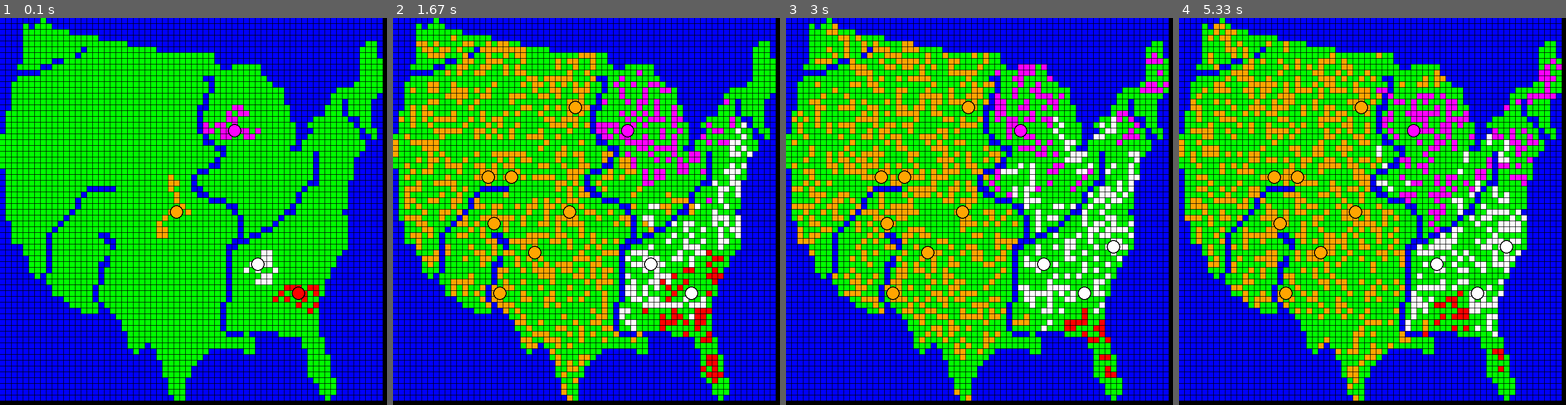
Above: before the commit, frames 1-4 (left to right).
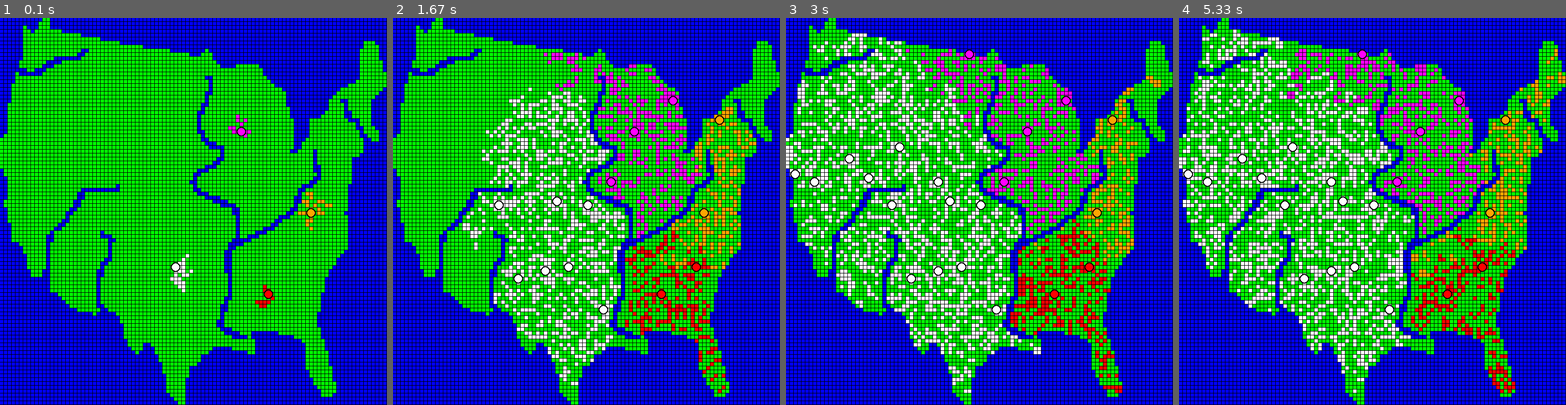
Above: after the commit, the same moments.

Repository: rowboat1/automatons
Game: pygame game, started from automatons.py
The game is run twice, just before and just after one commit, with the same random seed, the same clock (stepped at 60 frames per second) and the same inputs.
Inputs (mouse positions are in pixels of both pictures, inside the frame that each line leads up to):
- Up to frame 1 (0.1 s): no input
- Up to frame 2 (1.67 s): no input
- Up to frame 3 (3 s): no input
- Up to frame 4 (5.33 s): click (1318, 130) at 3.88 s; click (1473, 176) at 4.22 s; click (1492, 203) at 4.55 s; click (1453, 141) at 4.88 s; click (1260, 137) at 5.22 s

The runs differ from the first frame. In frame 1, 27% of the frame differs, in the area x 0-100%, y 0-100%; in frame 2, 44%; in frame 3, 47%; in frame 4, 47%.

Commit message:
City Placement
Before placing a city, the faction will look for the centre of masses 
for cells and existing cities. It will then place a new city in a place 
that balances out the spread of cities.

Diff:
--- a/automatons.py
+++ b/automatons.py
@@ -4,7 +4,7 @@
 
 width,height = 800,800
 
-size = 12
+size = 8
 
 n_tiles_x = width//size
 n_tiles_y = height//size
@@ -57,6 +57,9 @@
                 retval += tile.get_neighbors()
         return retval
 
+    def get_direction(self,other):
+        return ((self.x-other.x)<0,(self.y-other.y)<0)
+
     def display(self):
         pygame.draw.rect(main_s,self.color,self.rect)
 
@@ -116,10 +119,31 @@
         self.cities = []
         factions.append(self)
 
+    def get_centre_of_cells(self):
+        all_x = [c.tile.x for c in self.cells]
+        all_y = [c.tile.y for c in self.cells]
+        c_x = sum(all_x)//len(all_x)
+        c_y = sum(all_y)//len(all_y)
+        return (c_x,c_y)
+
+    def get_centre_of_cities(self):
+        all_x = [c.tile.x for c in self.cities]
+        all_y = [c.tile.y for c in self.cities]
+        c_x = sum(all_x)//len(all_x)
+        c_y = sum(all_y)//len(all_y)
+        return (c_x,c_y)
+
+    def best_city_tiles(self):
+        c1 = self.get_centre_of_cells()
+        c_cells = tiledict[c1[0]][c1[1]]
+        c2 = self.get_centre_of_cities()
+        c_cities = tiledict[c2[0]][c2[1]]
+        t1 = c_cells.get_direction(c_cities)
+        my_tiles = [c.tile for c in self.cells]
+        return [t for t in my_tiles if t.get_direction(c_cells) == t1 and not t.has_city_buff]
+
     def make_city(self):
-        eligible_tiles = [c.tile for c in self.cells if not c.tile.has_city_buff]
-        if eligible_tiles:
-            City(self,random.choice(eligible_tiles))
+        City(self,random.choice(self.best_city_tiles()))
 
     def city_check(self):
         if (len(self.cells) // city_threshold) > self.city_counter:
--- a/themap.txt
+++ b/themap.txt
@@ -1,66 +1,100 @@
-bbbbbbbgbbbbbbbbbbbbbbbbbbbbbbbbbbbbbbbbbbbbbbbbbbbbbbbbbbbbbbbbbb
-bbbbgbgggbbbbbbbbbbbbbbbbbbbbbbbbbbbbbbbbbbbbbbbbbbbbbbbbbbbbbbbbb
-bbbbggggggggbbbbbbbbbbbbbbbbbbbbbbbbbbbbbbbbbbbbbbbbbbbbbbbbbbbbbb
-bbbbgggggggggggggbbbbbbbbbbbbbbbbbbbbbbbbbbbbbbbbbbbbbbbbbbbbbbbbb
-bbbbggggggggggggggggggbbbbbbbbbbbbbbbbbbbbbbbbbbbbbbbbbbbbbbbbbggb
-bbbbggggggggggbggggggggggggbbbbbbbbbbbbbbbbbbbbbbbbbbbbbbbbbbbgggb
-bbbbgggggggggbgggggggggggggggggggggggbbbbbbbbbbbbbbbbbbbbbbbbbgggb
-bbbbgggggbbggggggggggggggggggggggggggbbbbbbbbbbbbbbbbbbbbbbbbbgggg
-bbbggggbbgggggggggggggggggggggggggggggbbgggggbbbbbbbbbbbbbbbbbgggg
-bbbbbbbggggggggggggggggggggggggggggggggggggggbbbbbbbbbbbbbbbbbgggg
-bbbggggggggggggggggggggggggggggggggbbgggggggggbbbbbbbbbbbbbbbbgggg
-bbggggggggggggggggggggggggggggggggggbggggggggggbbbbbbbbbbbbbbggggg
-bbggggggggggggggggggggggggggggggggggbggggggggggggbbbbbbbbbgggggggg
-bbgggggggggggggggggggggggggggggggggbgggggggggggggbbbbbbbbggggggggb
-bbgggggggggggggggggggggggggggggggggbgggggggggggggbbbbbbbbggbggggbb
-bbggggggggggggggggggggggggggggggggbbggggggggggggggbbbbbbgggbggggbb
-bgggggggggggggggggggggggggggggggggbgggggggggggggggbbbbbbgggbggggbb
-bgggggggggggggggggggggggggggggggggbgggggggggggggggbbbbggggggbbggbb
-bgggggggggggggggggggggggggggggggggbggggggggggggggggbbggggggggbggbb
-bgggggggggggggggggggggggggggggggggbggggggggggggggggbbbggggggggbggb
-gggggggggggggggggggggggggggggggggggbgggggggggggggggbbgggggggggbbgb
-gggggggggggggggggggggggggggggggggggbbggggggggggggggbgggggggggggbbb
-gggggggggggggggggggggggggggggggggggggbbgggggggggggbbgggggggggggbbb
-ggggggggggggggggggggggggggggggggggggggbgggggggggggggggbgggggggbbbb
-gggggggggggggggggggggggggggggggggggggbggggggggggggggggbggggggbbbbb
-ggggggggggggggggggggggggggggggggggggbbggggggggggggggggbggggggbbbbb
-bgggggggggggggggggggggggggggggggggbbggggggggggggggggggbggggggbbbbb
-bggggggggggggggggggggggggggggggggbggggggggggggggggggggbggggggbbbbb
-bggggggggggggggggggggggggggggggggbgggggggggggggggggggbbgggggbbbbbb
-bggggggggggggggbbbbbgggggggggggggbbgggggggggggggggggbgggggggbbbbbb
-bgggggggggggggbgggggggggggggggggggbbgggggggggggggggbggggggggbbbbbb
-bggggggggggggbggggggggggggggggggggggbbbggggggggggggbggggggggbbbbbb
-bggggggggggggbgggggggggggggggggggggggggbbgggggggggbgggggggggbbbbbb
-bgggggggggggbgggggggggggggggggggggggggggbggggggggbbggggggggbbbbbbb
-bggggggggggbgggggggggggggggggggggggggggggbggggggbgggggggggggbbbbbb
-bbggggggggbggggggggggggggggggggggggggggggbgggggbggggggggggggbbbbbb
-bbgggggggbgggggggggggggggggggggggggggggggbgggbbgggggggggggggbbbbbb
-bbggggggbggggggggbbggggggggggggggggggggggbgbbgggggggggggggggbbbbbb
-bbggggggbgggggggggbbggggggggggggggggggggbbbgggggggggggggggggbbbbbb
-bbbbggggbggggggggggbgggggggggggggggggggbbgggggggggggggggggggbbbbbb
-bbbbggggbggggggggggggggggggggggggggggggbgggggggggggggggggggbbbbbbb
-bbbbbgggbgggggggggbggggggggggggggggggggbggggggggggggggggggbbbbbbbb
-bbbbbgggbggggggggbbggggggggggggggggggggbggggggggggggggggggbbbbbbbb
-bbbbbgggbggggggggbgggggggggggggggggggggbgggggggggggggggggbbbbbbbbb
-bbbbbbgbgggggggggbgggggggggggggggggggggbgggggggggggggggggbbbbbbbbb
-bbbbbbbbgggggggggbgggggggggggggggggggggbggggggggggggggggbbbbbbbbbb
-bbbbbbbbbgggggggbggggggggggggggggggggggbggggggggggggggggbbbbbbbbbb
-bbbbbbbbbgggggggbggggggggggggggggggggggbggggggggggggggggbbbbbbbbbb
-bbbbbbbbbbbgggggbggggggggggggggggggggggbgggggggggggggggbbbbbbbbbbb
-bbbbbbbbbbbbgggggbggggggggggggggggggggbggggggggggggggggbbbbbbbbbbb
-bbbbbbbbbbbbbbgggbbgggggggggggggggggggbggggggggggggggggbbbbbbbbbbb
-bbbbbbbbbbbbbbbbbbbbggggggggggggggggggbggggggggggggggggbbbbbbbbbbb
-bbbbbbbbbbbbbbbbbbbbbgggggggggggggggggbggggggggggggggggbbbbbbbbbbb
-bbbbbbbbbbbbbbbbbbbbbgggggggggggggggggbggggggggggggggggbbbbbbbbbbb
-bbbbbbbbbbbbbbbbbbbbbbgggggggggggggggggbbbgbbbbbgggggggbbbbbbbbbbb
-bbbbbbbbbbbbbbbbbbbbbbggggggggggggggggggggggbbbbbbbbggggbbbbbbbbbb
-bbbbbbbbbbbbbbbbbbbbbbgggbggggggggggggggggggbbbbbbbbggggbbbbbbbbbb
-bbbbbbbbbbbbbbbbbbbbbbbgbbbgggggggggbbbbbbggbbbbbbbbbgggbbbbbbbbbb
-bbbbbbbbbbbbbbbbbbbbbbbbbbbggggggggbbbbbbbbbbbbbbbbbbggggbbbbbbbbb
-bbbbbbbbbbbbbbbbbbbbbbbbbbbbggggggbbbbbbbbbbbbbbbbbbbggggbbbbbbbbb
-bbbbbbbbbbbbbbbbbbbbbbbbbbbbgggggbbbbbbbbbbbbbbbbbbbbggggbbbbbbbbb
-bbbbbbbbbbbbbbbbbbbbbbbbbbbbgggggbbbbbbbbbbbbbbbbbbbbggggbbbbbbbbb
-bbbbbbbbbbbbbbbbbbbbbbbbbbbbbgggbbbbbbbbbbbbbbbbbbbbbbggggbbbbbbbb
-bbbbbbbbbbbbbbbbbbbbbbbbbbbbbgggbbbbbbbbbbbbbbbbbbbbbbbgggbbbbbbbb
-bbbbbbbbbbbbbbbbbbbbbbbbbbbbbgggbbbbbbbbbbbbbbbbbbbbbbbgggbbbbbbbb
-bbbbbbbbbbbbbbbbbbbbbbbbbbbbbbggbbbbbbbbbbbbbbbbbbbbbbbbgbbbbbbbbb
+bbbbbbbbbbbggbbbbbbbbbbbbbbbbbbbbbbbbbbbbbbbbbbbbbbbbbbbbbbbbbbbbbbbbbbbbbbbbbbbbbbbbbbbbbbbbbbbbbbb
+bbbbbbbbbbgggbbbbbbbbbbbbbbbbbbbbbbbbbbbbbbbbbbbbbbbbbbbbbbbbbbbbbbbbbbbbbbbbbbbbbbbbbbbbbbbbbbbbbbb
+bbbbbbgbbbgggbbbbbbbbbbbbbbbbbbbbbbbbbbbbbbbbbbbbbbbbbbbbbbbbbbbbbbbbbbbbbbbbbbbbbbbbbbbbbbbbbbbbbbb
+bbbbbbggbgggggggbbbbbbbbbbbbbbbbbbbbbbbbbbbbbbbbbbbbbbbbbbbbbbbbbbbbbbbbbbbbbbbbbbbbbbbbbbbbbbbbbbbb
+bbbbbbgggggggggggggggbbbbbbbbbbbbbbbbbbbbbbbbbbbbbbbbbbbbbbbbbbbbbbbbbbbbbbbbbbbbbbbbbbbbbbbbbbbbbbb
+bbbbbbggggggggggggggggggggbbbbbbbbbbbbbbbbbbbbbbbbbbbbbbbbbbbbbbbbbbbbbbbbbbbbbbbbbbbbbbbbbbbbbbbbbb
+bbbbbbgggggggggggggggggggggggggbbbbbbbbbbbbbbbbbbbbbbbbbbbbbbbbbbbbbbbbbbbbbbbbbbbbbbbbbbbbbbbgggbbb
+bbbbbbgggggggggggggggggggggggggggggggbbbbbbbbbbbbbbbbbbbbbbbbbbbbbbbbbbbbbbbbbbbbbbbbbbbbbbbbbggggbb
+bbbbbbgggggggggggggggbbgggggggggggggggggggggbbbbbbbbbgbbbbbbbbbbbbbbbbbbbbbbbbbbbbbbbbbbbbbbbgggggbb
+bbbbbbggggggggggggggbbgggggggggggggggggggggggggggbbbgggbbbbbbbbbbbbbbbbbbbbbbbbbbbbbbbbbbbbbbgggggbb
+bbbbbbggggggggbbbbbbbggggggggggggggggggggggggggggggggggbbbbbbbbbbbbbbbbbbbbbbbbbbbbbbbbbbbbbbgggggbb
+bbbbbgggggggbbbbggggggggggggggggggggggggggggggggggggggggbbbbbbbbbbbbbbbbbbbbbbbbbbbbbbbbbbbbbggggggb
+bbbbbggggggbbbgggggggggggggggggggggggggggggggggggggggggggbbbbggggggbbbbbbbbbbbbbbbbbbbbbbbbbbggggggb
+bbbbbbbggbbbggggggggggggggggggggggggggggggggggggggggggggggggggggggggbbbbbbbbbbbbbbbbbbbbbbbbbggggggb
+bbbbgbbbbbbgggggggggggggggggggggggggggggggggggggggggggggggggggggggggbbbbbbbbbbbbbbbbbbbbbbbbbggggggg
+bbbbgggggggggggggggggggggggggggggggggggggggggggggggggbbggggggggggggggbbbbbbbbbbbbbbbbbbbbbbbbggggggg
+bbbbggggggggggggggggggggggggggggggggggggggggggggggggggbgggggggggggggggbbbbbbbbbbbbbbbbbbbbbbgggggggg
+bbbgggggggggggggggggggggggggggggggggggggggggggggggggggbggggggggggggggggbbbbbbbbbbbbbbbbbbbgggggggggg
+bbbgggggggggggggggggggggggggggggggggggggggggggggggggggbggggggggggggggggggbbbbbbbbbbbbbbbgggggggggggb
+bbbggggggggggggggggggggggggggggggggggggggggggggggggggbbgggggggggggggggggggbbbbbbbbbbbbbgggggggggggbb
+bbbggggggggggggggggggggggggggggggggggggggggggggggggggbggggggggggggggggggggbbbbbbbbbbbbgggggggggggbbb
+bbbggggggggggggggggggggggggggggggggggggggggggggggggggbggggggggggggggggggggbbbbbbbbbbbgggbbggggggbbbb
+bbggggggggggggggggggggggggggggggggggggggggggggggggggbbggggggggggggggggggggbbbbbbbbbbbggggbggggggbbbb
+bbggggggggggggggggggggggggggggggggggggggggggggggggggbggggggggggggggggggggggbbbbbbbbbbggggbggggggbbbb
+bbgggggggggggggggggggggggggggggggggggggggggggggggggbbggggggggggggggggggggggbbbbbbbbbgggggbbgggggbbbb
+bbgggggggggggggggggggggggggggggggggggggggggggggggggbgggggggggggggggggggggggbbbbbbbbggggggbbgggggbbbb
+bbgggggggggggggggggggggggggggggggggggggggggggggggggbggggggggggggggggggggggggbbbbggggggggggbbbgggbbbb
+bbgggggggggggggggggggggggggggggggggggggggggggggggggbggggggggggggggggggggggggbbbbggggggggggggbgggbbbb
+bbgggggggggggggggggggggggggggggggggggggggggggggggggbggggggggggggggggggggggggbbbbggggggggggggbbgggbbb
+bbgggggggggggggggggggggggggggggggggggggggggggggggggbbgggggggggggggggggggggggbbbbgggggggggggggbggggbb
+bgggggggggggggggggggggggggggggggggggggggggggggggggggbgggggggggggggggggggggggbbbbgggggggggggggbbgggbb
+ggggggggggggggggggggggggggggggggggggggggggggggggggggbbggggggggggggggggggggggbbbgggggggggggggggbbggbb
+gggggggggggggggggggggggggggggggggggggggggggggggggggggbbbggggggggggggggggggggbbggggggggggggggggbbbbbb
+ggggggggggggggggggggggggggggggggggggggggggggggggggggggbbbbggggggggggggggggggbbggggggggggggggggbbbbbb
+gggggggggggggggggggggggggggggggggggggggggggggggggggggggggbgggggggggggggggggbbggggbggggggggggggbbbbbb
+gggggggggggggggggggggggggggggggggggggggggggggggggggggggggbgggggggggggggggggggggggbgggggggggggbbbbbbb
+ggggggggggggggggggggggggggggggggggggggggggggggggggggggggbbgggggggggggggggggggggggbgggggggggbbbbbbbbb
+gggggggggggggggggggggggggggggggggggggggggggggggggggggggbbggggggggggggggggggggggggbgggggggggbbbbbbbbb
+gggggggggggggggggggggggggggggggggggggggggggggggggggggbbbgggggggggggggggggggggggggbbggggggggbbbbbbbbb
+bggggggggggggggggggggggggggggggggggggggggggggggggggbbbgggggggggggggggggggggggggggbbggggggggbbbbbbbbb
+bgggggggggggggggggggggggggggggggggggggggggggggggggbbggggggggggggggggggggggggggggggbggggggggbbbbbbbbb
+bbggggggggggggggggggggggggggggggggggggggggggggggggbggggggggggggggggggggggggggggggbbggggggggbbbbbbbbb
+bbgggggggggggggggggggggggggggggggggggggggggggggggbbgggggggggggggggggggggggggggggbbgggggggggbbbbbbbbb
+bbggggggggggggggggggggggggggggbgggggggggggggggggggbgggggggggggggggggggggggggggbbbgggggggggbbbbbbbbbb
+bbgggggggggggggggggggbbbbbbbbbbgggggggggggggggggggbbgggggggggggggggggggggggggbbgggggggggggbbbbbbbbbb
+bbggggggggggggggggggbbgggggggggggggggggggggggggggggbbbgggggggggggggggggggggggbggggggggggggbbbbbbbbbb
+bbggggggggggggggggggbbgggggggggggggggggggggggggggggggbbbbgggggggggggggggggggbbggggggggggggbbbbbbbbbb
+bggggggggggggggggggbbggggggggggggggggggggggggggggggggggbbbbgggggggggggggggggbbggggggggggggbbbbbbbbbb
+bggggggggggggggggggbbggggggggggggggggggggggggggggggggggggbbbbgggggggggggggggbgggggggggggggbbbbbbbbbb
+bbggggggggggggggggbbggggggggggggggggggggggggggggggggggggggggbbgggggggggggggbbgggggggggggggbbbbbbbbbb
+bbgggggggggggggggbbgggggggggggggggggggggggggggggggggggggggggbbggggggggggggbbgggggggggggggbbbbbbbbbbb
+bbgggggggggggggggbgggggggggggggggggggggggggggggggggggggggggggbggggggggggbbbgggggggggggggggbbbbbbbbbb
+bbggggggggggggggbbgggggggggggggggggggggggggggggggggggggggggggbgggggggggbbgggggggggggggggggbbbbbbbbbb
+bbbggggggggggggbbggggggggggggggggggggggggggggggggggggggggggggbggggggggbbggggggggggggggggggbbbbbbbbbb
+bbbgggggggggggbbgggggggggggggggggggggggggggggggggggggggggggggbggggggbbbgggggggggggggggggggbbbbbbbbbb
+bbbggggggggggbggggggggggggbggggggggggggggggggggggggggggggggggbggggbbbgggggggggggggggggggggbbbbbbbbbb
+bbbgggggggggbbggggggggggggbbbggggggggggggggggggggggggggggggggbggbbbgggggggggggggggggggggggbbbbbbbbbb
+bbbgggggggggbbggggggggggggggbbggggggggggggggggggggggggggggggbbbbbgggggggggggggggggggggggggbbbbbbbbbb
+bbbbbgggggggbgggggggggggggggbggggggggggggggggggggggggggggggbbbbgggggggggggggggggggggggggggbbbbbbbbbb
+bbbbbbggggggbgggggggggggggggbggggggggggggggggggggggggggggggbbgggggggggggggggggggggggggggggbbbbbbbbbb
+bbbbbbggggggbgggggggggggggggbgggggggggggggggggggggggggggggbbgggggggggggggggggggggggggggggbbbbbbbbbbb
+bbbbbbbgggggbgggggggggggggggbgggggggggggggggggggggggggggggbbggggggggggggggggggggggggggggbbbbbbbbbbbb
+bbbbbbbgggggbggggggggggggggbbgggggggggggggggggggggggggggggbbgggggggggggggggggggggggggggbbbbbbbbbbbbb
+bbbbbbbgggggbgggggggggggggbbggggggggggggggggggggggggggggggbbgggggggggggggggggggggggggggbbbbbbbbbbbbb
+bbbbbbbgggggbgggggggggggggbgggggggggggggggggggggggggggggggbbggggggggggggggggggggggggggbbbbbbbbbbbbbb
+bbbbbbbbgggbbggggggggggggbbgggggggggggggggggggggggggggggggbbgggggggggggggggggggggggggbbbbbbbbbbbbbbb
+bbbbbbbbgggbbggggggggggggbbggggggggggggggggggggggggggggggggbgggggggggggggggggggggggggbbbbbbbbbbbbbbb
+bbbbbbbbbbbbbggggggggggggbgggggggggggggggggggggggggggggggggbggggggggggggggggggggggggbbbbbbbbbbbbbbbb
+bbbbbbbbbbbbbggggggggggggbgggggggggggggggggggggggggggggggggbggggggggggggggggggggggggbbbbbbbbbbbbbbbb
+bbbbbbbbbbbbbggggggggggggbgggggggggggggggggggggggggggggggggbggggggggggggggggggggggggbbbbbbbbbbbbbbbb
+bbbbbbbbbbbbbggggggggggggbgggggggggggggggggggggggggggggggggbggggggggggggggggggggggggbbbbbbbbbbbbbbbb
+bbbbbbbbbbbbbbbggggggggggbgggggggggggggggggggggggggggggggggbgggggggggggggggggggggggbbbbbbbbbbbbbbbbb
+bbbbbbbbbbbbbbbbgggggggggbggggggggggggggggggggggggggggggggbbgggggggggggggggggggggggbbbbbbbbbbbbbbbbb
+bbbbbbbbbbbbbbbbbggggggggbggggggggggggggggggggggggggggggggbggggggggggggggggggggggggbbbbbbbbbbbbbbbbb
+bbbbbbbbbbbbbbbbbbgggggggbbggggggggggggggggggggggggggggggbbggggggggggggggggggggggggbbbbbbbbbbbbbbbbb
+bbbbbbbbbbbbbbbbbbbbggggggbbgggggggggggggggggggggggggggggbbggggggggggggggggggggggggbbbbbbbbbbbbbbbbb
+bbbbbbbbbbbbbbbbbbbbbbbbgbbbbbgggggggggggggggggggggggggggbggggggggggggggggggggggggbbbbbbbbbbbbbbbbbb
+bbbbbbbbbbbbbbbbbbbbbbbbbbbbbbbggggggggggggggggggggggggggbggggggggggggggggggggggggbbbbbbbbbbbbbbbbbb
+bbbbbbbbbbbbbbbbbbbbbbbbbbbbbbbgggggggggggggggggggggggggbbggggggggggggggggggggggggbbbbbbbbbbbbbbbbbb
+bbbbbbbbbbbbbbbbbbbbbbbbbbbbbbbbggggggggggggggggggggggggbbggggggggggggggggggggggggbbbbbbbbbbbbbbbbbb
+bbbbbbbbbbbbbbbbbbbbbbbbbbbbbbbbgggggggggggggggggggggggggbbbgggggggggggggggggggggggbbbbbbbbbbbbbbbbb
+bbbbbbbbbbbbbbbbbbbbbbbbbbbbbbbbggggggggggggggggggggggggggbbbbgggbbbbbbbgggggggggggbbbbbbbbbbbbbbbbb
+bbbbbbbbbbbbbbbbbbbbbbbbbbbbbbbbggggggggggggggggggggggggggggbbbbgbbbbbbbbbbbgggggggbbbbbbbbbbbbbbbbb
+bbbbbbbbbbbbbbbbbbbbbbbbbbbbbbbbbgggggggggggggggggggggggggggggggggbbbbbbbbbbbbggggggbbbbbbbbbbbbbbbb
+bbbbbbbbbbbbbbbbbbbbbbbbbbbbbbbbbggggbbgggggggggggggggggggggggggggbbbbbbbbbbbbbgggggbbbbbbbbbbbbbbbb
+bbbbbbbbbbbbbbbbbbbbbbbbbbbbbbbbbbgggbbbgggggggggggggggbbbbbggggggbbbbbbbbbbbbbgggggbbbbbbbbbbbbbbbb
+bbbbbbbbbbbbbbbbbbbbbbbbbbbbbbbbbbbgbbbbggggggggggggggbbbbbbbbbbggbbbbbbbbbbbbbggggggbbbbbbbbbbbbbbb
+bbbbbbbbbbbbbbbbbbbbbbbbbbbbbbbbbbbbbbbbbgggggggggggbbbbbbbbbbbbbbbbbbbbbbbbbbbggggggbbbbbbbbbbbbbbb
+bbbbbbbbbbbbbbbbbbbbbbbbbbbbbbbbbbbbbbbbbgggggggggggbbbbbbbbbbbbbbbbbbbbbbbbbbbggggggbbbbbbbbbbbbbbb
+bbbbbbbbbbbbbbbbbbbbbbbbbbbbbbbbbbbbbbbbbbgggggggggbbbbbbbbbbbbbbbbbbbbbbbbbbbbggggggbbbbbbbbbbbbbbb
+bbbbbbbbbbbbbbbbbbbbbbbbbbbbbbbbbbbbbbbbbbgggggggbbbbbbbbbbbbbbbbbbbbbbbbbbbbbbgggggggbbbbbbbbbbbbbb
+bbbbbbbbbbbbbbbbbbbbbbbbbbbbbbbbbbbbbbbbbbgggggggbbbbbbbbbbbbbbbbbbbbbbbbbbbbbbbggggggbbbbbbbbbbbbbb
+bbbbbbbbbbbbbbbbbbbbbbbbbbbbbbbbbbbbbbbbbbbggggggbbbbbbbbbbbbbbbbbbbbbbbbbbbbbbbggggggbbbbbbbbbbbbbb
+bbbbbbbbbbbbbbbbbbbbbbbbbbbbbbbbbbbbbbbbbbbgggggbbbbbbbbbbbbbbbbbbbbbbbbbbbbbbbbbgggggbbbbbbbbbbbbbb
+bbbbbbbbbbbbbbbbbbbbbbbbbbbbbbbbbbbbbbbbbbbgggggbbbbbbbbbbbbbbbbbbbbbbbbbbbbbbbbbggggggbbbbbbbbbbbbb
+bbbbbbbbbbbbbbbbbbbbbbbbbbbbbbbbbbbbbbbbbbbgggggbbbbbbbbbbbbbbbbbbbbbbbbbbbbbbbbbbgggggbbbbbbbbbbbbb
+bbbbbbbbbbbbbbbbbbbbbbbbbbbbbbbbbbbbbbbbbbbgggggbbbbbbbbbbbbbbbbbbbbbbbbbbbbbbbbbbbggggbbbbbbbbbbbbb
+bbbbbbbbbbbbbbbbbbbbbbbbbbbbbbbbbbbbbbbbbbbbggggbbbbbbbbbbbbbbbbbbbbbbbbbbbbbbbbbbbgggbbbbbbbbbbbbbb
+bbbbbbbbbbbbbbbbbbbbbbbbbbbbbbbbbbbbbbbbbbbbbgggbbbbbbbbbbbbbbbbbbbbbbbbbbbbbbbbbbbbbbbbbbbbbbbbbbbb
+bbbbbbbbbbbbbbbbbbbbbbbbbbbbbbbbbbbbbbbbbbbbbbggbbbbbbbbbbbbbbbbbbbbbbbbbbbbbbbbbbbbbbbbbbbbbbbbbbbb
